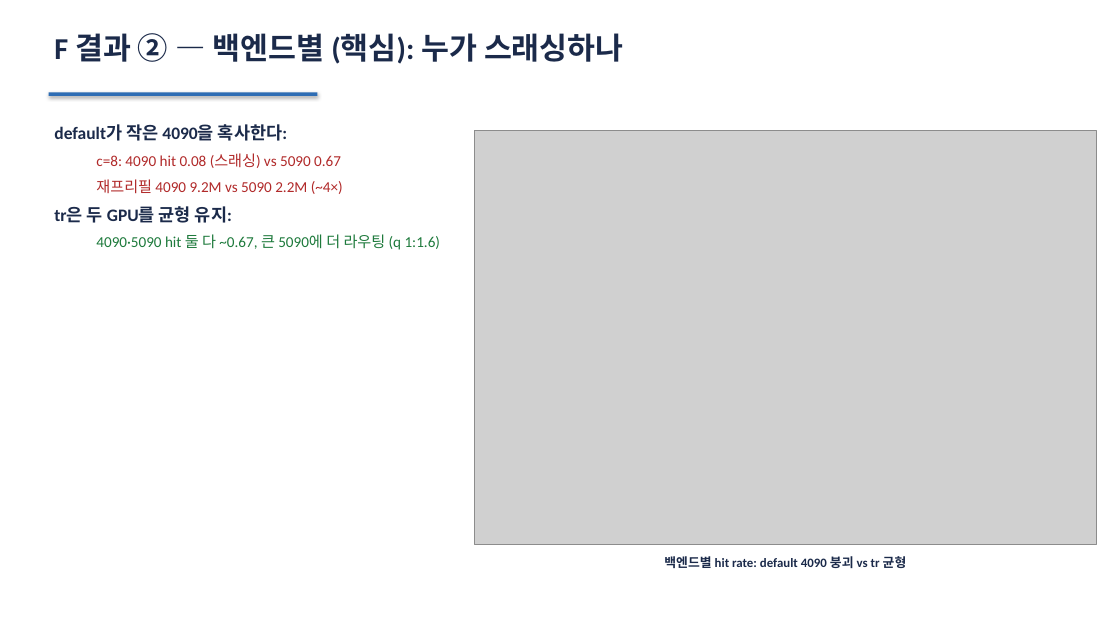
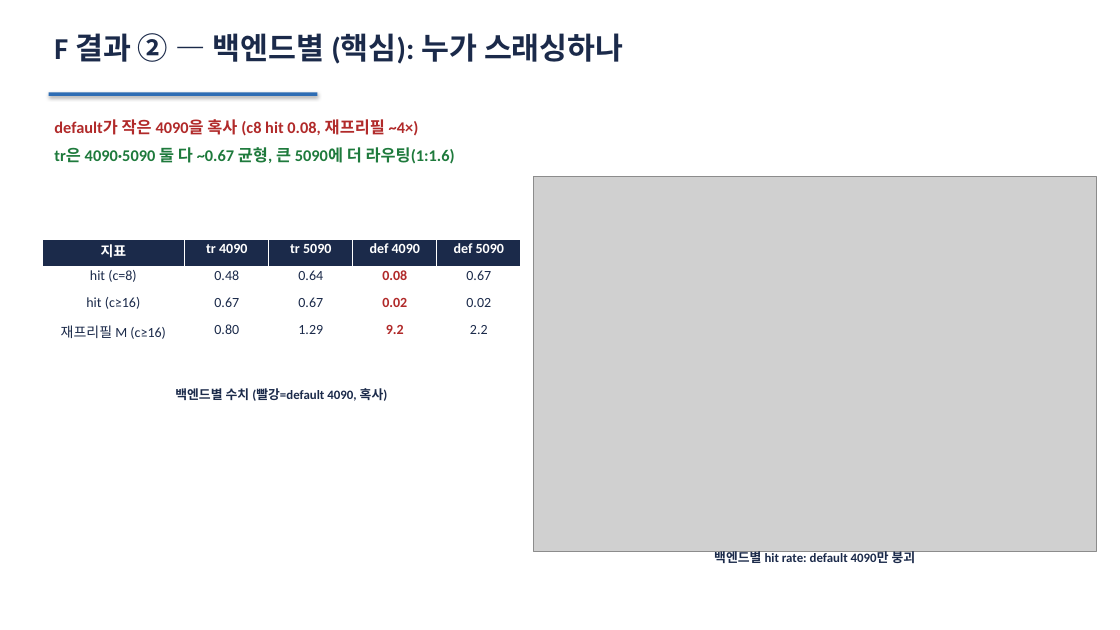
Before and after one commit to kthxo/distserving, a slide deck: slide 10 of meeting_hetero_yunuikang.pptx. Drawn at 1120x630 pixels with LibreOffice and Linux fonts; fonts in the diff are those of the drawing; grey boxes stand for pictures. Boxes give left, top, right and bottom in pixels: in the first picture for what was removed or moved away, otherwise in the second. Text is boxed around its words. In the diff, an @@ line names an element or a change of style, - is before the commit and + after.

```diff
--- a/meeting_hetero_yunuikang.pptx
+++ b/meeting_hetero_yunuikang.pptx
@@ text at (x1=54, y1=119, x2=455, y2=164): text changed; size 13 to 14 pt; text colour #B12A2A to #1E7A3C; bold on @@
-default가 작은 4090을 혹사한다:
-  c=8: 4090 hit 0.08 (스래싱) vs 5090 0.67
-  재프리필 4090 9.2M vs 5090 2.2M (~4×)
-tr은 두 GPU를 균형 유지:
-  4090·5090 hit 둘 다 ~0.67, 큰 5090에 더 라우팅 (q 1:1.6)
+default가 작은 4090을 혹사 (c8 hit 0.08, 재프리필 ~4×)
+tr은 4090·5090 둘 다 ~0.67 균형, 큰 5090에 더 라우팅(1:1.6)
@@ picture resized from (x1=475, y1=130, x2=1096, y2=544) to (x1=534, y1=176, x2=1096, y2=552) @@
@@ table added at (x1=42, y1=239, x2=521, y2=347), 4 rows, 5 columns @@
+지표 | tr 4090 | tr 5090 | def 4090 | def 5090
+hit (c=8) | 0.48 | 0.64 | 0.08 | 0.67
+hit (c≥16) | 0.67 | 0.67 | 0.02 | 0.02
+재프리필 M (c≥16) | 0.80 | 1.29 | 9.2 | 2.2
@@ text added at (x1=175, y1=388, x2=388, y2=401), 11 pt, text #1B2A4A, bold @@
+백엔드별 수치 (빨강=default 4090, 혹사)
@@ text at (x1=714, y1=551, x2=916, y2=567): text changed @@
-백엔드별 hit rate: default 4090 붕괴 vs tr 균형
+백엔드별 hit rate: default 4090만 붕괴
```
Also in this commit, not shown: 4 other slides changed, 1 other file.
